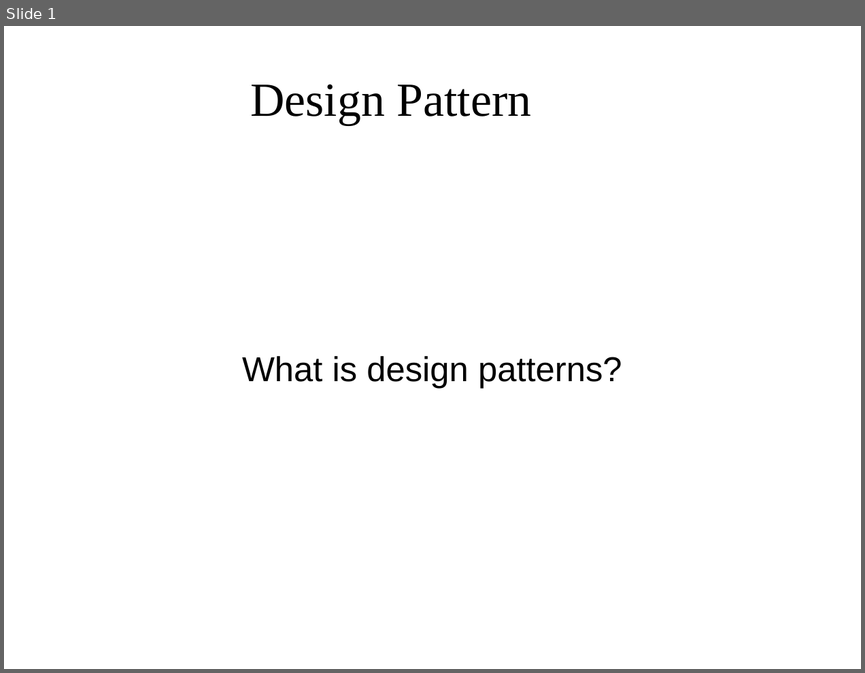
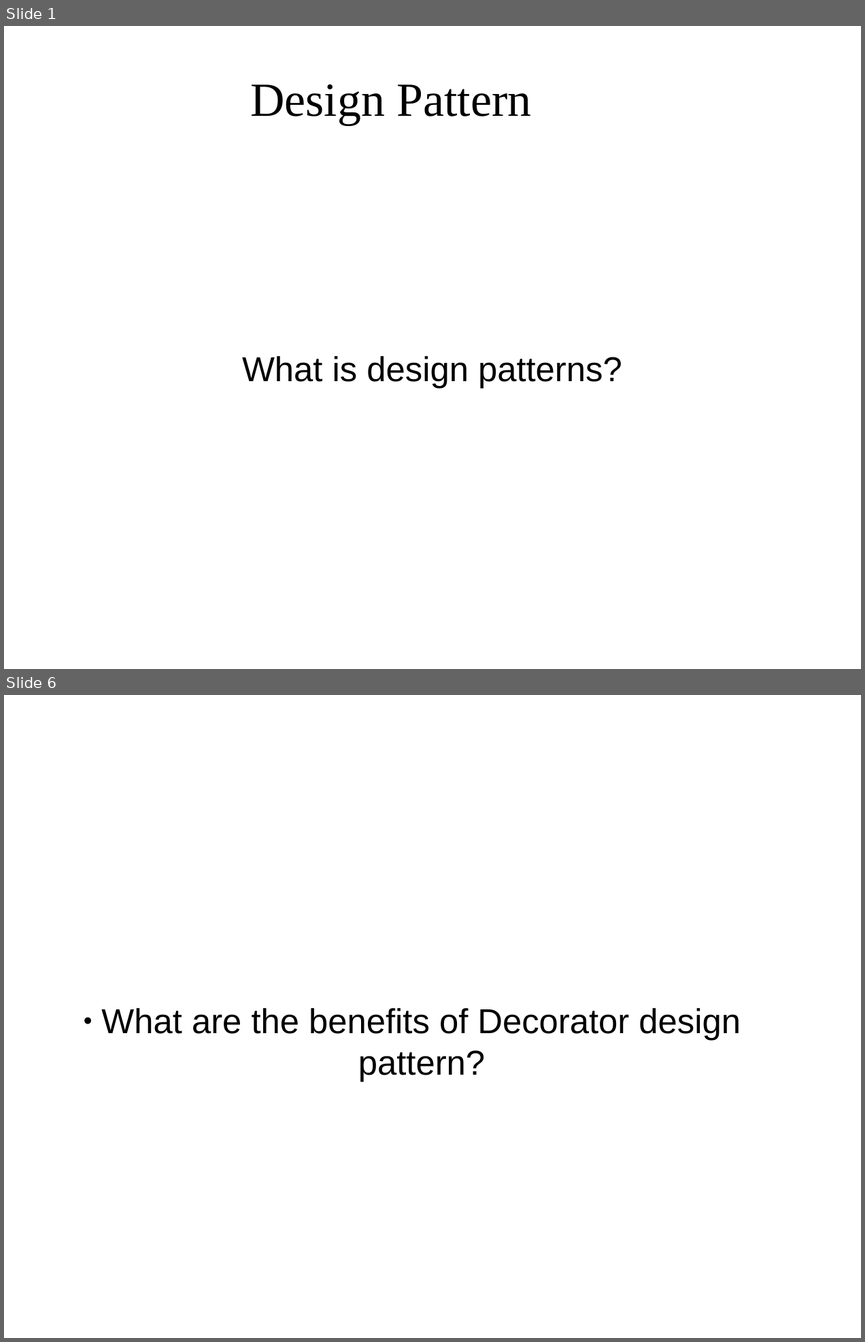
Before and after one commit to ogaleamol/decorator, a slide deck: decoratorDesignPattern.pptx. Shown one above the other, each under a label of ours: slide 1 before the commit, slides 1 and 6 after it; the slides between them are not shown. The pictures are 865x673 and 865x1342 pixels, drawn with LibreOffice and Linux fonts; fonts in the diff are those of the drawing; background and template pictures are left out. Boxes give left, top, right and bottom in pixels: in the first picture for what was removed or moved away, otherwise in the second. Text is boxed around its words. In the diff, an @@ line names an element or a change of style, - is before the commit and + after.

```diff
--- a/decoratorDesignPattern.pptx
+++ b/decoratorDesignPattern.pptx
@@ slide 6 added at (4,695,861,1338), background picture (left out) @@
@@ text added at (101,1008,740,1082), 32 pt, text #000000 @@
+● What are the benefits of Decorator design pattern?
```
Also in this commit, not shown: 7 slides changed, 2 other slides added, 1 slide removed.
